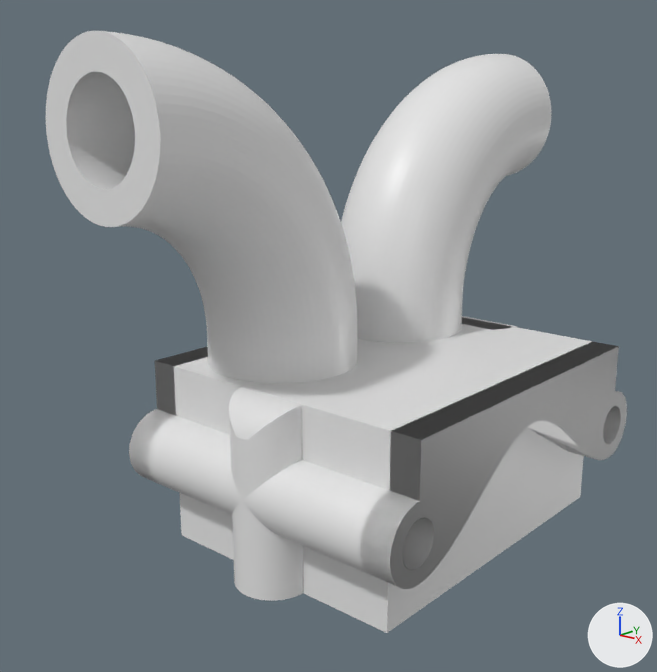
One commit to the Blender file tube_holder.blend: the scene before it, then after it.
Before and after are seen from a 50 mm lens placed at (45.7, -34.1, 29.8), pointed at (4.8, 12.5, 13.2). Every picture has the same lights, and +X, +Y and +Z are marked at lower right. The same objects are shown in both versions, whatever each file hides.
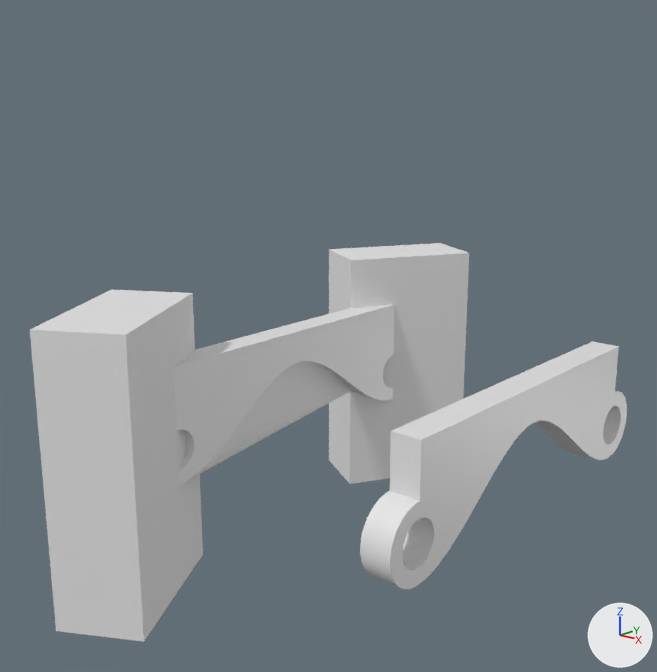
Commit message: Angle the holder for tight corners

Location of each change, (x1, y1, x2, y2) in pixels of the pictures (657 x 672 px):
'Cube.001', modifiers changed, reshaped, moved, turned, rescaled
    before: (46, 31, 627, 589)
    after: (30, 289, 203, 642)
'Cube', reshaped, moved, turned, rescaled
    before: (148, 395, 584, 633)
    after: (329, 243, 469, 484)
'Cube.002', unchanged, uncovered by the edit
    before: (390, 420, 614, 557)
    after: (360, 341, 627, 589)

What changed in the scene script:
```text
Add me_cube_004:
    me_cube_004.from_pydata(...)  # 24 vertices, 22 faces; spans x -4.98..1.0, y -6.24..5.18, z -1.0..1.0
Add me_cube:
    me_cube.from_pydata(...)  # 24 vertices, 22 faces; spans x -4.68..1.0, y -4.95..5.91, z -1.0..1.0
Change ob_cube:
    ob_cube: bpy.data.objects.new('Cube', me_cube_001) -> bpy.data.objects.new('Cube', me_cube)
    ob_cube.location: (0.0, 2.5, 0.0) -> (-0.37, 27.87, 6.3)
    ob_cube.rotation_euler: (0.0, 0.0, 0.0) -> (0.0, 0.0, -0.524)  # degrees (0, 0, 0) -> degrees (0, 0, -30)
    ob_cube.scale: (18.0, 29.0, 10.2) -> (1.0, 1.0, 10.0)
Change ob_cube_001:
    remove _m = ob_cube_001.modifiers.new('Boolean', 'BOOLEAN')
    remove _m.object = ob_cylinder
    remove _m.operation = 'UNION'
    remove _m = ob_cube_001.modifiers.new('Boolean.001', 'BOOLEAN')
    remove _m.object = ob_torus_004
    remove _m.operation = 'UNION'
    remove _m = ob_cube_001.modifiers.new('Boolean.002', 'BOOLEAN')
    remove _m.object = ob_torus_005
    remove _m.operation = 'UNION'
    remove _m = ob_cube_001.modifiers.new('Boolean.003', 'BOOLEAN')
    remove _m.object = ob_cylinder_002
    remove _m.operation = 'UNION'
    remove _m = ob_cube_001.modifiers.new('Boolean.005', 'BOOLEAN')
    remove _m.object = ob_cube_002
    remove _m.operation = 'UNION'
    remove _m = ob_cube_001.modifiers.new('Boolean.004', 'BOOLEAN')
    remove _m.object = ob_cube_003
    remove _m.operation = 'UNION'
    remove _m = ob_cube_001.modifiers.new('Boolean.006', 'BOOLEAN')
    remove _m.object = ob_torus_002
    remove _m = ob_cube_001.modifiers.new('Boolean.007', 'BOOLEAN')
    remove _m.object = ob_torus_003
    remove _m = ob_cube_001.modifiers.new('Boolean.008', 'BOOLEAN')
    remove _m.object = ob_cylinder_006
    remove _m.operation = 'UNION'
    remove _m = ob_cube_001.modifiers.new('Boolean.009', 'BOOLEAN')
    remove _m.object = ob_cylinder_001
    remove _m.operation = 'UNION'
    ob_cube_001: bpy.data.objects.new('Cube.001', me_cube_002) -> bpy.data.objects.new('Cube.001', me_cube_004)
    ob_cube_001.location: (0.0, 2.5, 0.0) -> (-0.37, 1.13, 6.3)
    ob_cube_001.rotation_euler: (0.0, 0.0, 0.0) -> (0.0, 0.0, 0.524)  # degrees (0, 0, 0) -> degrees (0, 0, 30)
    ob_cube_001.scale: (18.0, 29.0, 10.2) -> (1.0, 1.0, 10.0)
Change ob_cube_003:
    add _m = ob_cube_003.modifiers.new('Boolean.002', 'BOOLEAN')
    add _m.object = ob_cube
    add _m = ob_cube_003.modifiers.new('Boolean.003', 'BOOLEAN')
    add _m.object = ob_cube_001
```
